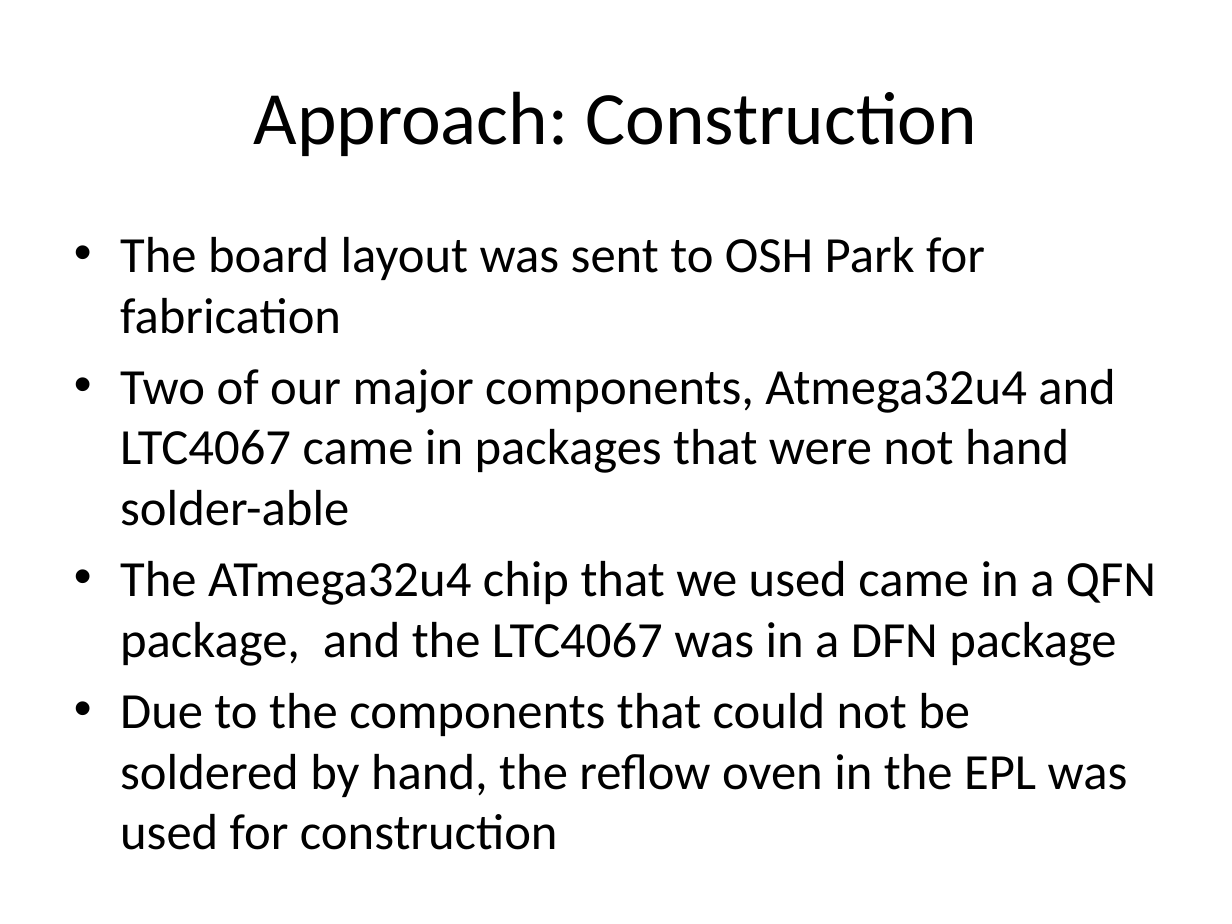
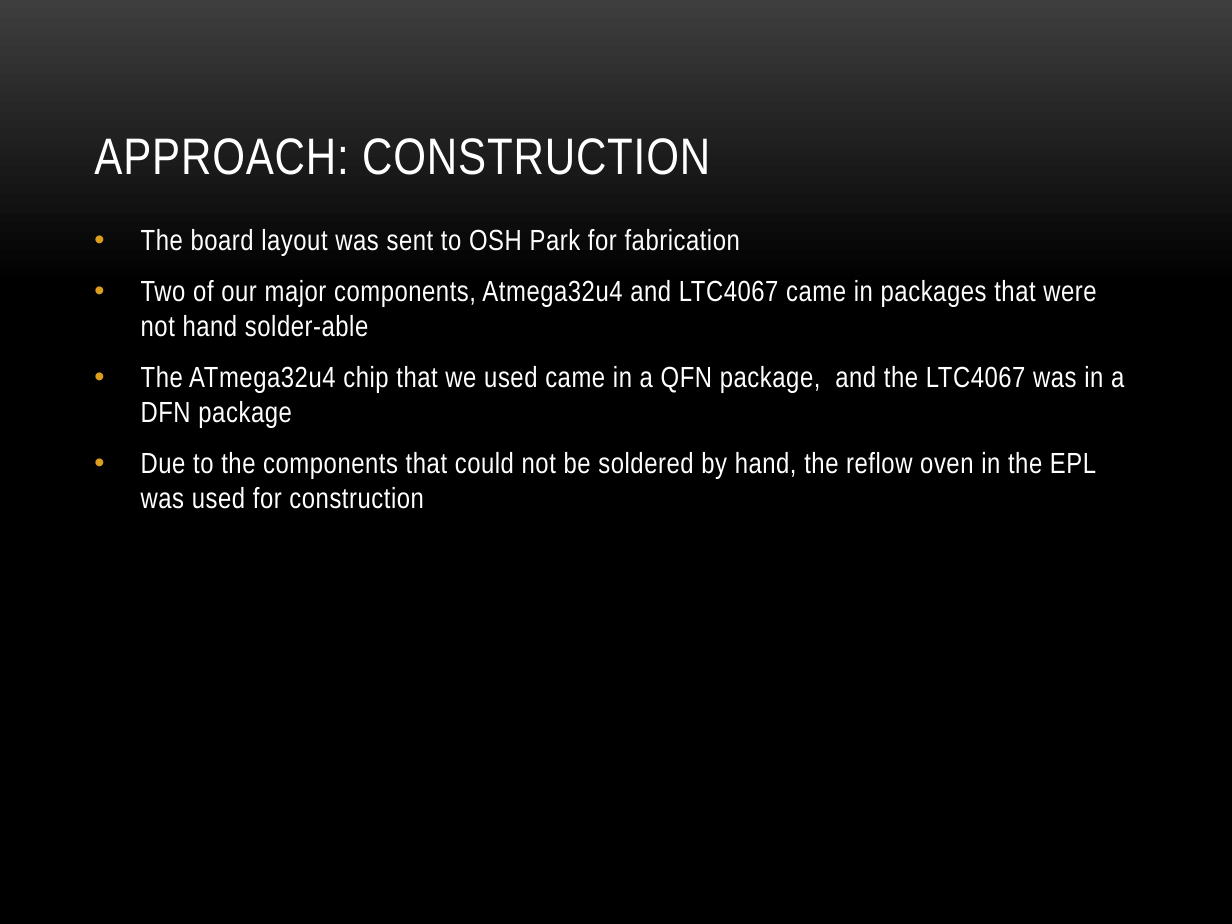
Before and after one commit to dosferatu/electronic-compass, a slide deck: slide 11 of Documentation/Project Documentation/Project Presentation.pptx. Drawn at 1232x924 pixels with LibreOffice and Linux fonts; fonts in the diff are those of the drawing; background and template pictures are left out. Boxes give left, top, right and bottom in pixels: in the first picture for what was removed or moved away, otherwise in the second. Text is boxed around its words. In the diff, an @@ line names an element or a change of style, - is before the commit and + after.

```diff
--- a/Documentation/Project Documentation/Project Presentation.pptx
+++ b/Documentation/Project Documentation/Project Presentation.pptx
@@ background #FFFFFF to picture (left out) @@
@@ title "APPROACH: CONSTRUCTION" at [94, 138, 710, 175]: vertical alignment middle to bottom @@
@@ title at [94, 138, 710, 175]: text changed; size 44 to 30 pt; font Calibri to Arial Narrow; text colour #000000 to #FFFFFF @@
-Approach: Construction
+APPROACH: CONSTRUCTION
@@ text "The board layout was sent ...": place and size @@
-text "The board layout was sent ..." at [120, 237, 1156, 797]
+text "The board layout was sent ..." at [141, 229, 1124, 509]
@@ text "The board layout was sent ..." at [141, 229, 1124, 509]: size 29.6 to 17 pt, font Calibri to Arial Narrow, text colour #000000 to #FFFFFF, letter spacing 0 to 0.3 pt; more space between paragraphs @@
```
Also in this commit, not shown: 24 other slides changed, 2 slides added, 1 slide removed, 2 other files.
